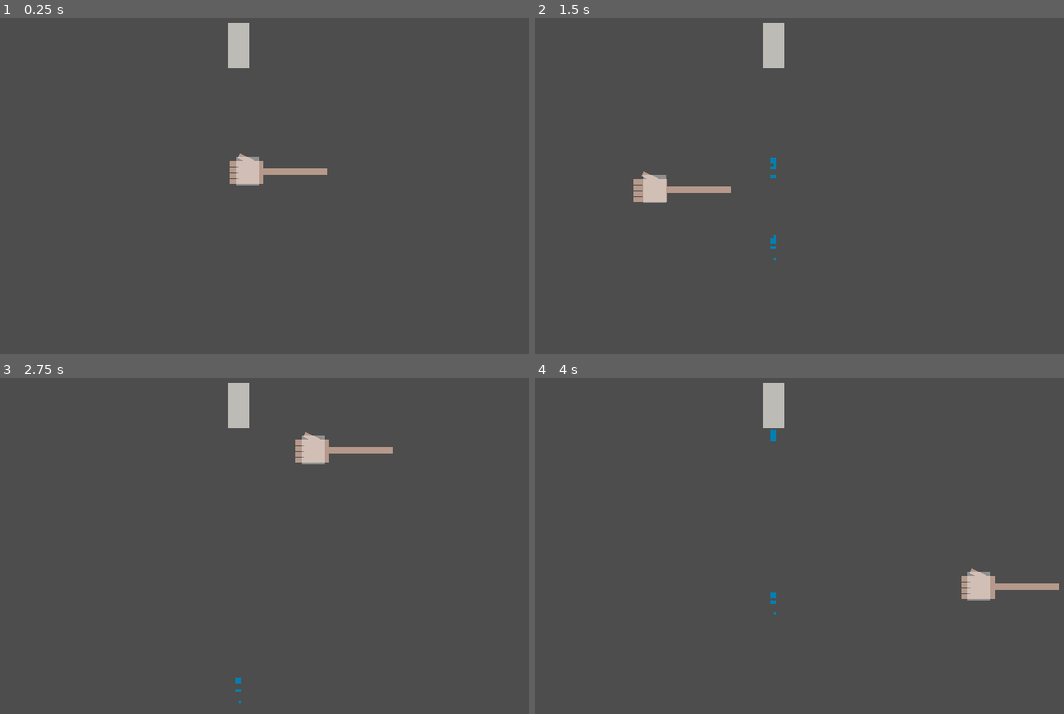
Above: before the commit, frames 1-4 (two rows, left to right).
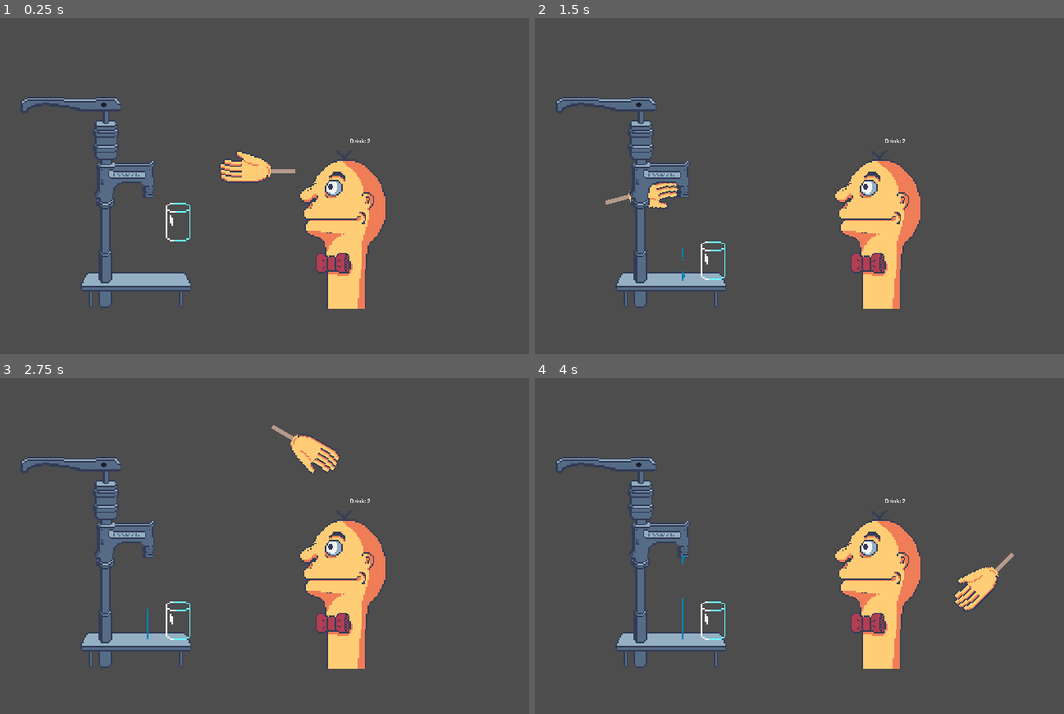
Above: after the commit, the same moments.

Repository: PatitoDev/VeryHumanDrinking
Game: Godot game, scene res://Main.tscn
The game is run twice, just before and just after one commit, with the same random seed, the same clock (stepped at 60 frames per second) and the same inputs. The engine's default icon, where the game draws it, is replaced by a stand-in: a white triangle on a blue panel in a dark square.
Inputs (mouse positions are in pixels of both pictures, inside the frame that each line leads up to):
- Up to frame 1 (0.25 s): no input
- Up to frame 2 (1.5 s): tap Enter (ui_accept) at 0.5, 0.77 s; move the mouse to (926, 152) at 0.52 s; hold D (rotateRight, bound only after the commit) 0.53-1.28 s; click (926, 152) at 0.6 s; move the mouse to (651, 189) at 1.27 s; hold A (rotateLeft, bound only after the commit) from 1.28 s (still down); click (651, 189) at 1.35 s
- Up to frame 3 (2.75 s): tap Enter (ui_accept) at 1.52 s; move the mouse to (312, 451) at 2.02 s; release A (rotateLeft, bound only after the commit) at 2.03 s; hold D (rotateRight, bound only after the commit) from 2.03 s (still down); click (312, 451) at 2.1 s
- Up to frame 4 (4 s): move the mouse to (751, 606) at 2.77 s; click (751, 606) at 2.85 s; tap Enter (ui_accept) at 3.02, 3.77 s; move the mouse to (979, 586) at 3.52 s; release D (rotateRight, bound only after the commit) at 3.53 s; hold A (rotateLeft, bound only after the commit) from 3.53 s (still down); click (979, 586) at 3.6 s

The runs differ from the first frame. In frame 1, 11% of the frame differs, in the area x 3-74%, y 1-87%; in frame 2, 10%; in frame 3, 11%; in frame 4, 11%, in the area x 3-100%, y 1-87%.

Commit message:
implement art

Diff:
--- a/Cup/Cup.gd
+++ b/Cup/Cup.gd
@@ -1,20 +1,21 @@
 extends RigidBody2D
 
-var captured: bool = true
+var _target: Node2D = null;
 
 func _ready() -> void:
-	position = get_global_mouse_position()
-	lock_rotation = true;
+	lock_rotation = false;
+
+func setTarget(target: Node2D):
+	lock_rotation = target != null;
+	_target = target;
 
 func _physics_process(delta):
-	if Input.is_mouse_button_pressed(MOUSE_BUTTON_LEFT):# and $Timer.time_left == 0:
-		captured = not captured
-		#$Timer.start()
-	if captured:
+	if _target:
 		var I = 5000*mass#infuence
 		var S = 20#stiffness
-		var P = get_global_mouse_position() - global_transform.origin
+		var P = _target.global_position - global_transform.origin
 		var M = mass
 		var V = linear_velocity
 		var impulse = (I*P) - (S*M*V)
 		apply_central_impulse(impulse * delta)
+		rotation_degrees = _target.rotation_degrees;
--- a/Cup/Cup.tscn
+++ b/Cup/Cup.tscn
@@ -1,16 +1,24 @@
-[gd_scene load_steps=3 format=3 uid="uid://uieckdtouw1t"]
+[gd_scene load_steps=6 format=3 uid="uid://uieckdtouw1t"]
 
 [ext_resource type="Script" path="res://Cup/Cup.gd" id="1_4rkuo"]
+[ext_resource type="Texture2D" uid="uid://cy67x8ljpoj0e" path="res://Images/cup.png" id="2_fkv2d"]
 
 [sub_resource type="RectangleShape2D" id="RectangleShape2D_i4iak"]
-size = Vector2(5, 39.9997)
+size = Vector2(13.5, 99.9998)
 
-[node name="Cup" type="RigidBody2D" groups=["grabbable"]]
+[sub_resource type="RectangleShape2D" id="RectangleShape2D_uipd4"]
+size = Vector2(12.6112, 71.0272)
+
+[sub_resource type="RectangleShape2D" id="RectangleShape2D_8r8g0"]
+size = Vector2(72, 107.5)
+
+[node name="Cup" type="RigidBody2D" groups=["cup", "grabbable"]]
 collision_layer = 3
 collision_mask = 3
 script = ExtResource("1_4rkuo")
 
 [node name="ColorRect" type="ColorRect" parent="."]
+visible = false
 offset_left = -20.0
 offset_top = -26.0
 offset_right = 20.0
@@ -18,14 +26,27 @@
 color = Color(1, 1, 1, 0.372549)
 
 [node name="CollisionShape2D" type="CollisionShape2D" parent="."]
-position = Vector2(-17.5, -1)
+position = Vector2(-29, -13)
 shape = SubResource("RectangleShape2D_i4iak")
 
 [node name="CollisionShape2D2" type="CollisionShape2D" parent="."]
-position = Vector2(18, -1)
+position = Vector2(28.75, -13.0001)
 shape = SubResource("RectangleShape2D_i4iak")
 
 [node name="CollisionShape2D3" type="CollisionShape2D" parent="."]
-position = Vector2(0.00396705, 21)
+position = Vector2(-0.488322, 38.5537)
 rotation = 1.57476
-shape = SubResource("RectangleShape2D_i4iak")
+shape = SubResource("RectangleShape2D_uipd4")
+
+[node name="GrabArea" type="Area2D" parent="." groups=["grabbable"]]
+collision_layer = 3
+collision_mask = 3
+
+[node name="CollisionShape2D" type="CollisionShape2D" parent="GrabArea"]
+position = Vector2(0, -9.25)
+shape = SubResource("RectangleShape2D_8r8g0")
+
+[node name="Cup" type="Sprite2D" parent="."]
+position = Vector2(0, -11)
+scale = Vector2(4, 4)
+texture = ExtResource("2_fkv2d")
--- /dev/null
+++ b/Face/Face.gd
@@ -0,0 +1,14 @@
+extends Node2D
+
+@onready var sprite = $Face
+var waterCounter = 0;
+
+func _on_water_counter_body_shape_entered(body_rid, body, body_shape_index, local_shape_index):
+	waterCounter += 1;
+	$Label.text = 'Drink: ' + str(waterCounter);
+
+func setOpenMouth(value: bool):
+	if (value):
+		sprite.frame = 1;
+		return
+	sprite.frame = 0;
--- /dev/null
+++ b/Face/Face.tscn
@@ -0,0 +1,67 @@
+[gd_scene load_steps=4 format=3 uid="uid://dr0o6eb3n71u"]
+
+[ext_resource type="Script" path="res://Face/Face.gd" id="1_q5l6l"]
+[ext_resource type="Texture2D" uid="uid://bnkgil1px3yh1" path="res://Images/Face.png" id="2_e0w7w"]
+
+[sub_resource type="RectangleShape2D" id="RectangleShape2D_rjl1l"]
+size = Vector2(104, 102)
+
+[node name="Face" type="Node2D"]
+script = ExtResource("1_q5l6l")
+
+[node name="ColorRect" type="ColorRect" parent="."]
+visible = false
+offset_left = 84.0
+offset_top = -14.0
+offset_right = 413.0
+offset_bottom = 200.0
+rotation = 0.42412
+
+[node name="ColorRect3" type="ColorRect" parent="."]
+visible = false
+offset_left = 104.0
+offset_top = 39.0
+offset_right = 146.0
+offset_bottom = 78.0
+rotation = 0.42412
+color = Color(0, 0, 0, 1)
+
+[node name="ColorRect2" type="ColorRect" parent="."]
+visible = false
+offset_left = -2.0
+offset_top = 256.0
+offset_right = 327.0
+offset_bottom = 470.0
+
+[node name="Face" type="Sprite2D" parent="."]
+position = Vector2(1, -1)
+scale = Vector2(4, 4)
+texture = ExtResource("2_e0w7w")
+hframes = 2
+frame = 1
+
+[node name="StaticBody2D" type="StaticBody2D" parent="."]
+
+[node name="CollisionPolygon2D" type="CollisionPolygon2D" parent="StaticBody2D"]
+position = Vector2(124, 271)
+polygon = PackedVector2Array(-209, -400, -103, -293, -82, -254, -98, -35, -77, -34, -64, -224, 8, -300, 18, -336, 20, -399, -3, -439, -36, -464, -79, -473, -106, -471, -123, -465, -156, -468, -167, -473, -184, -466, -184, -448, -179, -434, -201, -426, -215, -414)
+
+[node name="CollisionPolygon2D2" type="CollisionPolygon2D" parent="StaticBody2D"]
+position = Vector2(49, 306)
+polygon = PackedVector2Array(-166, -328, -63, -303, -51, -246, -60, -131, -66, -70, -115, -69, -118, -247, -132, -274, -159, -283, -181, -292, -182, -317)
+
+[node name="WaterCounter" type="Area2D" parent="."]
+position = Vector2(-76, 114)
+
+[node name="CollisionShape2D" type="CollisionShape2D" parent="WaterCounter"]
+position = Vector2(68, 71)
+shape = SubResource("RectangleShape2D_rjl1l")
+
+[node name="Label" type="Label" parent="."]
+offset_left = 2.0
+offset_top = -265.0
+offset_right = 63.0
+offset_bottom = -242.0
+text = "Water:"
+
+[connection signal="body_shape_entered" from="WaterCounter" to="." method="_on_water_counter_body_shape_entered"]
--- a/Faucet/Faucet.gd
+++ b/Faucet/Faucet.gd
@@ -4,13 +4,13 @@
 @onready var cir_shape := CircleShape2D.new()
 @export var tex: Texture2D
 @export var spawnRad: float
-var texSize: float = 48 /2
+var texSize: float = 48 / 2
 var pointer: bool = true
 @onready var attrForce: float = 20
 @export var vpContainer: Node;
 
 func _ready() -> void:
-	cir_shape.radius = 8 /2
+	cir_shape.radius = 8 / 2
 	cir_shape.custom_solver_bias = 0.1
 
 func create_object(pos: Vector2):
--- a/Faucet/Faucet.tscn
+++ b/Faucet/Faucet.tscn
@@ -1,7 +1,11 @@
-[gd_scene load_steps=3 format=3 uid="uid://or84j01ah6c2"]
+[gd_scene load_steps=5 format=3 uid="uid://or84j01ah6c2"]
 
 [ext_resource type="Script" path="res://Faucet/Faucet.gd" id="1_n1wte"]
 [ext_resource type="Texture2D" uid="uid://m762u2jupu7y" path="res://Faucet/part.png" id="2_ll5vd"]
+[ext_resource type="Texture2D" uid="uid://qwnlqisucfve" path="res://Images/fountain.png" id="3_wndde"]
+
+[sub_resource type="RectangleShape2D" id="RectangleShape2D_ygbs3"]
+size = Vector2(320.5, 81)
 
 [node name="Faucet" type="Node2D"]
 script = ExtResource("1_n1wte")
@@ -9,6 +13,7 @@
 spawnRad = 10.0
 
 [node name="ColorRect" type="ColorRect" parent="."]
+visible = false
 offset_left = -19.0
 offset_top = -43.0
 offset_right = 19.0
@@ -17,3 +22,14 @@
 
 [node name="Marker2D" type="Marker2D" parent="."]
 position = Vector2(0, 35)
+
+[node name="Fountain" type="Sprite2D" parent="."]
+position = Vector2(-119, 58)
+scale = Vector2(4, 4)
+texture = ExtResource("3_wndde")
+
+[node name="StaticBody2D" type="StaticBody2D" parent="."]
+
+[node name="CollisionShape2D" type="CollisionShape2D" parent="StaticBody2D"]
+position = Vector2(-37.75, 324.5)
+shape = SubResource("RectangleShape2D_ygbs3")
--- a/Hand/Hand.gd
+++ b/Hand/Hand.gd
@@ -2,18 +2,24 @@
 
 @onready var grabArea = $GrabArea
 var grabbedCup = null;
+var rotationStrength = 5;
 
 func _physics_process(delta):
 	global_position = get_global_mouse_position();
+
+	if (Input.is_action_pressed('rotateRight')):
+		rotation_degrees += rotationStrength;
+
+	if (Input.is_action_pressed('rotateLeft')):
+		rotation_degrees -= rotationStrength;
+
 	if (Input.is_action_just_pressed("grab")):
-		return;
-		var bodies = grabArea.get_overlapping_bodies();
-		for body in bodies:
-			if ((body as Node2D).is_in_group('grabbable')):
-				grabbedCup = body;
+		var areas = grabArea.get_overlapping_areas();
+		for area in areas:
+			if ((area as Node2D).is_in_group('grabbable')):
+				grabbedCup = area.get_parent();
+				grabbedCup.setTarget(self);
 
-	if (Input.is_action_just_released("grab")):
+	if (Input.is_action_just_released("grab") and grabbedCup != null):
+		grabbedCup.setTarget(null);
 		grabbedCup = null;
-
-	if (grabbedCup):
-		grabbedCup.global_position = global_position;
--- a/Hand/Hand.tscn
+++ b/Hand/Hand.tscn
@@ -1,6 +1,7 @@
-[gd_scene load_steps=4 format=3 uid="uid://b22ucm4rdhg5r"]
+[gd_scene load_steps=5 format=3 uid="uid://b22ucm4rdhg5r"]
 
 [ext_resource type="Script" path="res://Hand/Hand.gd" id="1_oijfh"]
+[ext_resource type="Texture2D" uid="uid://ch1707gttjfh5" path="res://Images/hand.png" id="2_kovoe"]
 
 [sub_resource type="RectangleShape2D" id="RectangleShape2D_w50aq"]
 size = Vector2(43, 40)
@@ -22,6 +23,7 @@
 offset_right = 22.0
 offset_bottom = 21.2705
 color = Color(0.709804, 0.6, 0.545098, 1)
+metadata/_edit_use_anchors_ = true
 
 [node name="ColorRect2" type="ColorRect" parent="HandPivot"]
 offset_left = 12.0
@@ -36,6 +38,7 @@
 offset_right = -10.0
 offset_bottom = -8.72946
 color = Color(0.709804, 0.6, 0.545098, 1)
+metadata/_edit_use_anchors_ = true
 
 [node name="ColorRect4" type="ColorRect" parent="HandPivot"]
 offset_left = -37.0
@@ -43,6 +46,7 @@
 offset_right = -10.0
 offset_bottom = 2.27054
 color = Color(0.709804, 0.6, 0.545098, 1)
+metadata/_edit_use_anchors_ = true
 
 [node name="ColorRect5" type="ColorRect" parent="HandPivot"]
 offset_left = -37.0
@@ -50,6 +54,7 @@
 offset_right = -10.0
 offset_bottom = 12.2705
 color = Color(0.709804, 0.6, 0.545098, 1)
+metadata/_edit_use_anchors_ = true
 
 [node name="ColorRect6" type="ColorRect" parent="HandPivot"]
 offset_left = -37.0
@@ -57,6 +62,7 @@
 offset_right = -10.0
 offset_bottom = 21.2705
 color = Color(0.709804, 0.6, 0.545098, 1)
+metadata/_edit_use_anchors_ = true
 
 [node name="ColorRect7" type="ColorRect" parent="HandPivot"]
 offset_left = 3.0
@@ -65,6 +71,7 @@
 offset_bottom = -2.72946
 rotation = -2.69218
 color = Color(0.709804, 0.6, 0.545098, 1)
+metadata/_edit_use_anchors_ = true
 
 [node name="CollisionShape2D" type="CollisionShape2D" parent="."]
 position = Vector2(5.5, 1)
@@ -78,3 +85,9 @@
 [node name="CollisionShape2D" type="CollisionShape2D" parent="GrabArea"]
 position = Vector2(-7.5, -2)
 shape = SubResource("RectangleShape2D_ns82g")
+
+[node name="Hand" type="Sprite2D" parent="."]
+position = Vector2(-6, -16)
+scale = Vector2(4, 4)
+texture = ExtResource("2_kovoe")
+hframes = 3
--- a/Main.gd
+++ b/Main.gd
@@ -3,7 +3,7 @@
 
 # Called when the node enters the scene tree for the first time.
 func _ready():
-	pass # Replace with function body.
+	face.setOpenMouth(false);
 
 
 # Called every frame. 'delta' is the elapsed time since the previous frame.
@@ -15,3 +15,15 @@
 func _on_area_2d_body_shape_entered(body_rid, body, body_shape_index, local_shape_index):
 	print(waterCount);
 	waterCount += 1;
+
+@onready var face = $Face
+
+func _on_open_mouth_trigger_body_entered(body):
+	if (!body.is_in_group('cup')):
+		return;
+	face.setOpenMouth(true);
+
+func _on_open_mouth_trigger_body_exited(body):
+	if (!body.is_in_group('cup')):
+		return;
+	face.setOpenMouth(false);
--- a/Main.tscn
+++ b/Main.tscn
@@ -8,6 +8,14 @@
 [ext_resource type="Script" path="res://camera.gd" id="5_whv7n"]
 [ext_resource type="Shader" path="res://Shaders/waterEffect.gdshader" id="6_inol3"]
 [ext_resource type="Shader" path="res://Shaders/Pixelation.gdshader" id="7_ikfsh"]
+[ext_resource type="PackedScene" uid="uid://dr0o6eb3n71u" path="res://Face/Face.tscn" id="9_7kysg"]
+
+[sub_resource type="ShaderMaterial" id="ShaderMaterial_4m6vl"]
+shader = ExtResource("7_ikfsh")
+shader_parameter/pixel_size = 5
+
+[sub_resource type="ViewportTexture" id="ViewportTexture_wqm2o"]
+viewport_path = NodePath("SubViewportContainer/SubViewport")
 
 [sub_resource type="Animation" id="Animation_1wx26"]
 resource_name = "closeHand"
@@ -17,23 +25,19 @@
 "closeHand": SubResource("Animation_1wx26")
 }
 
-[sub_resource type="RectangleShape2D" id="RectangleShape2D_xqawv"]
-size = Vector2(367, 20)
-
 [sub_resource type="ShaderMaterial" id="ShaderMaterial_8drld"]
 shader = ExtResource("6_inol3")
 shader_parameter/TG_COLOR = Color(0, 0, 0.545098, 1)
 shader_parameter/color_detect_threshold = 0.35
 
-[sub_resource type="ShaderMaterial" id="ShaderMaterial_4m6vl"]
-shader = ExtResource("7_ikfsh")
-shader_parameter/pixel_size = 5
-
-[sub_resource type="ViewportTexture" id="ViewportTexture_wqm2o"]
-viewport_path = NodePath("SubViewportContainer/SubViewport")
-
 [sub_resource type="RectangleShape2D" id="RectangleShape2D_6spsv"]
 size = Vector2(176, 141)
+
+[sub_resource type="RectangleShape2D" id="RectangleShape2D_qyndm"]
+size = Vector2(785.5, 20)
+
+[sub_resource type="RectangleShape2D" id="RectangleShape2D_euqqk"]
+size = Vector2(476, 536)
 
 [node name="Main" type="Node2D"]
 script = ExtResource("1_ivbgw")
@@ -41,33 +45,23 @@
 [node name="Hand" parent="." instance=ExtResource("1_o2vhs")]
 position = Vector2(603, 319)
 
-[node name="Cup" parent="." instance=ExtResource("2_4dcgs")]
-position = Vector2(297, 260)
+[node name="Faucet" parent="." node_paths=PackedStringArray("vpContainer") instance=ExtResource("4_ovpwo")]
+position = Vector2(208, 162)
+vpContainer = NodePath("../SubViewportContainer/SubViewport/Camera2D")
+
+[node name="TextureRect" type="TextureRect" parent="."]
+material = SubResource("ShaderMaterial_4m6vl")
+offset_right = 1152.0
+offset_bottom = 648.0
+texture = SubResource("ViewportTexture_wqm2o")
 
 [node name="AnimationPlayer" type="AnimationPlayer" parent="."]
 libraries = {
 "": SubResource("AnimationLibrary_10lex")
 }
 
-[node name="StaticBody2D" type="StaticBody2D" parent="."]
-
-[node name="CollisionShape2D" type="CollisionShape2D" parent="StaticBody2D"]
-position = Vector2(222, 594)
-shape = SubResource("RectangleShape2D_xqawv")
-
-[node name="CollisionShape2D2" type="CollisionShape2D" parent="StaticBody2D"]
-position = Vector2(47, 417)
-rotation = 1.57452
-shape = SubResource("RectangleShape2D_xqawv")
-
-[node name="CollisionShape2D3" type="CollisionShape2D" parent="StaticBody2D"]
-position = Vector2(395, 421)
-rotation = 1.57452
-shape = SubResource("RectangleShape2D_xqawv")
-
-[node name="Faucet" parent="." node_paths=PackedStringArray("vpContainer") instance=ExtResource("4_ovpwo")]
-position = Vector2(560, 106)
-vpContainer = NodePath("../SubViewportContainer/SubViewport/Camera2D")
+[node name="Cup" parent="." instance=ExtResource("2_4dcgs")]
+position = Vector2(297, 260)
 
 [node name="SubViewportContainer" type="SubViewportContainer" parent="."]
 offset_left = 1705.0
@@ -94,22 +88,38 @@
 scale = Vector2(9.25, 9.0625)
 texture = ExtResource("4_1r2ig")
 
-[node name="TextureRect" type="TextureRect" parent="."]
-material = SubResource("ShaderMaterial_4m6vl")
-offset_right = 1152.0
-offset_bottom = 648.0
-texture = SubResource("ViewportTexture_wqm2o")
-
 [node name="Area2D" type="Area2D" parent="."]
 position = Vector2(565, 500)
 collision_layer = 3
 collision_mask = 3
 
 [node name="CollisionShape2D" type="CollisionShape2D" parent="Area2D"]
-position = Vector2(0, -0.5)
+position = Vector2(-700, -84)
 shape = SubResource("RectangleShape2D_6spsv")
+
+[node name="StaticBody2D" type="StaticBody2D" parent="."]
+
+[node name="CollisionShape2D" type="CollisionShape2D" parent="StaticBody2D"]
+position = Vector2(332.25, 524)
+shape = SubResource("RectangleShape2D_qyndm")
+
+[node name="Face" parent="." instance=ExtResource("9_7kysg")]
+position = Vector2(797, 294)
+
+[node name="OpenMouthTrigger" type="Area2D" parent="."]
+position = Vector2(802, 300)
+
+[node name="CollisionShape2D" type="CollisionShape2D" parent="OpenMouthTrigger"]
+position = Vector2(-82, -34)
+shape = SubResource("RectangleShape2D_euqqk")
+
+[node name="Camera2D" type="Camera2D" parent="."]
+position = Vector2(500, 130)
+zoom = Vector2(0.5, 0.5)
 
 [connection signal="area_entered" from="Area2D" to="." method="_on_area_2d_area_entered"]
 [connection signal="area_shape_entered" from="Area2D" to="." method="_on_area_2d_area_shape_entered"]
 [connection signal="body_entered" from="Area2D" to="." method="_on_area_2d_body_entered"]
 [connection signal="body_shape_entered" from="Area2D" to="." method="_on_area_2d_body_shape_entered"]
+[connection signal="body_entered" from="OpenMouthTrigger" to="." method="_on_open_mouth_trigger_body_entered"]
+[connection signal="body_exited" from="OpenMouthTrigger" to="." method="_on_open_mouth_trigger_body_exited"]
--- a/project.godot
+++ b/project.godot
@@ -17,6 +17,8 @@
 
 [display]
 
+window/size/viewport_width=960
+window/size/viewport_height=540
 window/size/window_width_override=1920
 window/size/window_height_override=1080
 window/stretch/mode="canvas_items"
@@ -28,8 +30,24 @@
 "events": [Object(InputEventMouseButton,"resource_local_to_scene":false,"resource_name":"","device":-1,"window_id":0,"a …(258 unchanged characters)…
 ]
 }
+actionChange={
+"deadzone": 0.5,
+"events": [Object(InputEventMouseButton,"resource_local_to_scene":false,"resource_name":"","device":-1,"window_id":0,"alt_pressed":false,"shift_pressed":false,"ctrl_pressed":false,"meta_pressed":false,"button_mask":0,"position":Vector2(0, 0),"global_position":Vector2(0, 0),"factor":1.0,"button_index":2,"canceled":false,"pressed":false,"double_click":false,"script":null)
+]
+}
+rotateRight={
+"deadzone": 0.5,
+"events": [Object(InputEventKey,"resource_local_to_scene":false,"resource_name":"","device":-1,"window_id":0,"alt_pressed":false,"shift_pressed":false,"ctrl_pressed":false,"meta_pressed":false,"pressed":false,"keycode":0,"physical_keycode":68,"key_label":0,"unicode":100,"echo":false,"script":null)
+]
+}
+rotateLeft={
+"deadzone": 0.5,
+"events": [Object(InputEventKey,"resource_local_to_scene":false,"resource_name":"","device":-1,"window_id":0,"alt_pressed":false,"shift_pressed":false,"ctrl_pressed":false,"meta_pressed":false,"pressed":false,"keycode":0,"physical_keycode":65,"key_label":0,"unicode":97,"echo":false,"script":null)
+]
+}
 
 [rendering]
 
+textures/canvas_textures/default_texture_filter=0
 renderer/rendering_method="gl_compatibility"
 renderer/rendering_method.mobile="gl_compatibility"
Binary file added: Images/Concept.aseprite
Binary file added: Images/Face.aseprite
Binary file added: Images/Face.png
Not shown, added: Images/Face.png.import
Binary file added: Images/cup.png
Not shown, added: Images/cup.png.import
Binary file added: Images/fountain.aseprite
Binary file added: Images/fountain.png
Not shown, added: Images/fountain.png.import
Binary file added: Images/hand.aseprite
Binary file added: Images/hand.png
Not shown, added: Images/hand.png.import
(and 1 more such lines)
